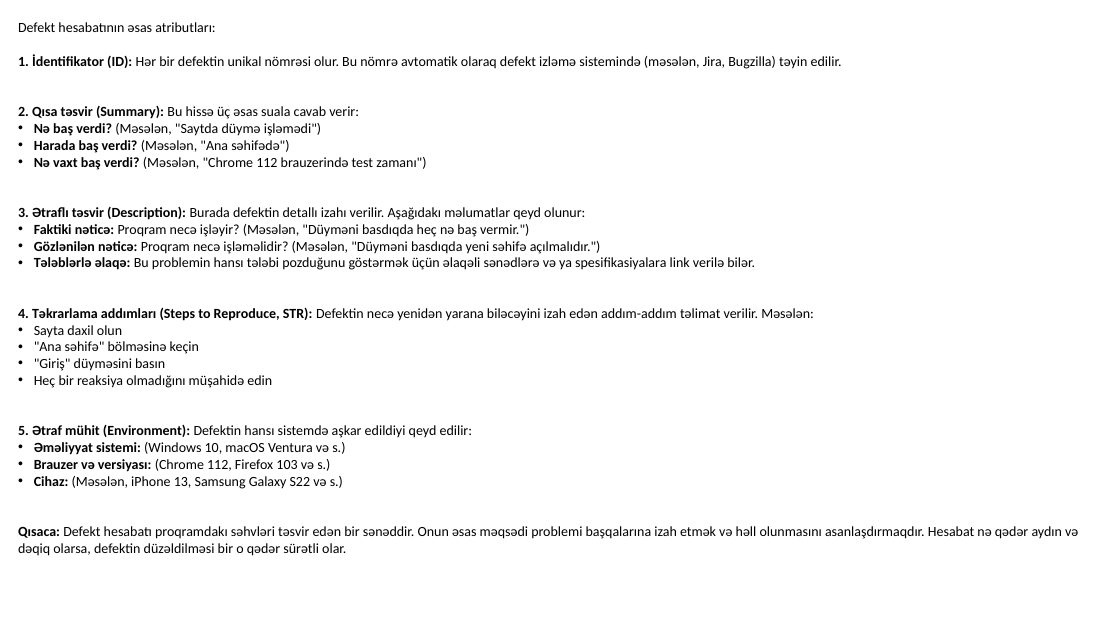
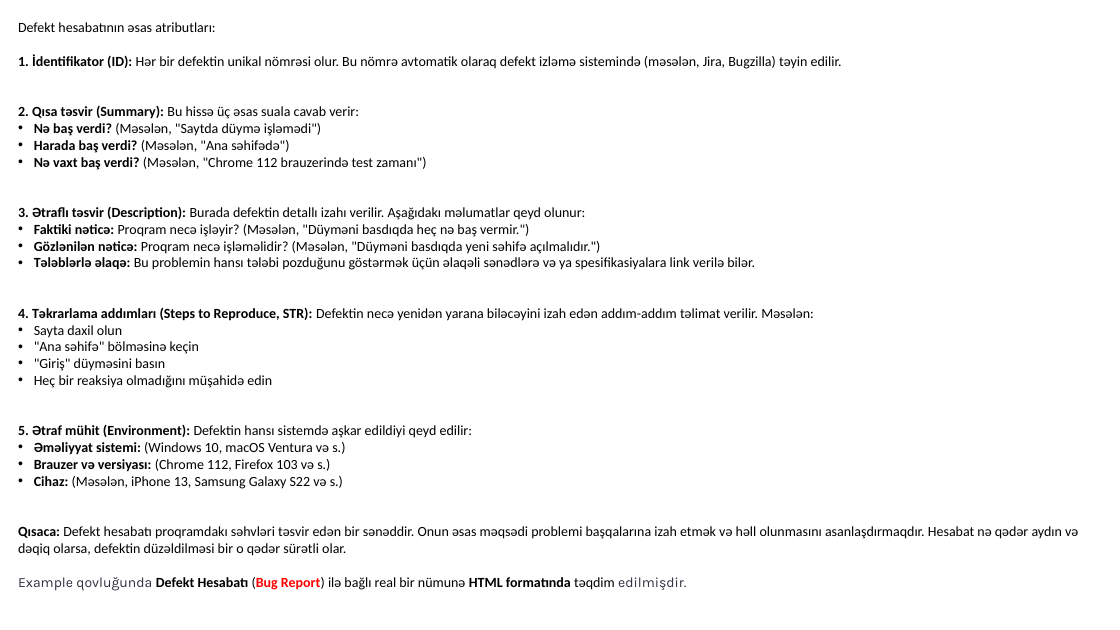
Before and after one commit to codeurient/QA, a slide deck: slide 16 of .lessons (az)/37 Test plan, test strategy/2 - 1 Testing Documentation.pptx (slide 14 before the commit). Drawn at 1120x630 pixels with LibreOffice and Linux fonts; fonts in the diff are those of the drawing. Boxes give left, top, right and bottom in pixels: in the first picture for what was removed or moved away, otherwise in the second. Text is boxed around its words. In the diff, an @@ line names an element or a change of style, - is before the commit and + after.

Commit message:
examples

```diff
--- a/.lessons (az)/37 Test plan, test strategy/2 - 1 Testing Documentation.pptx
+++ b/.lessons (az)/37 Test plan, test strategy/2 - 1 Testing Documentation.pptx
@@ text at [18,577,686,591]: paragraph added @@
+Example qovluğunda Defekt Hesabatı (Bug Report) ilə bağlı real bir nümunə HTML formatında təqdim edilmişdir.
```
Also in this commit, not shown: 7 other slides changed, 2 slides added, 22 slides removed, 18 other files.
